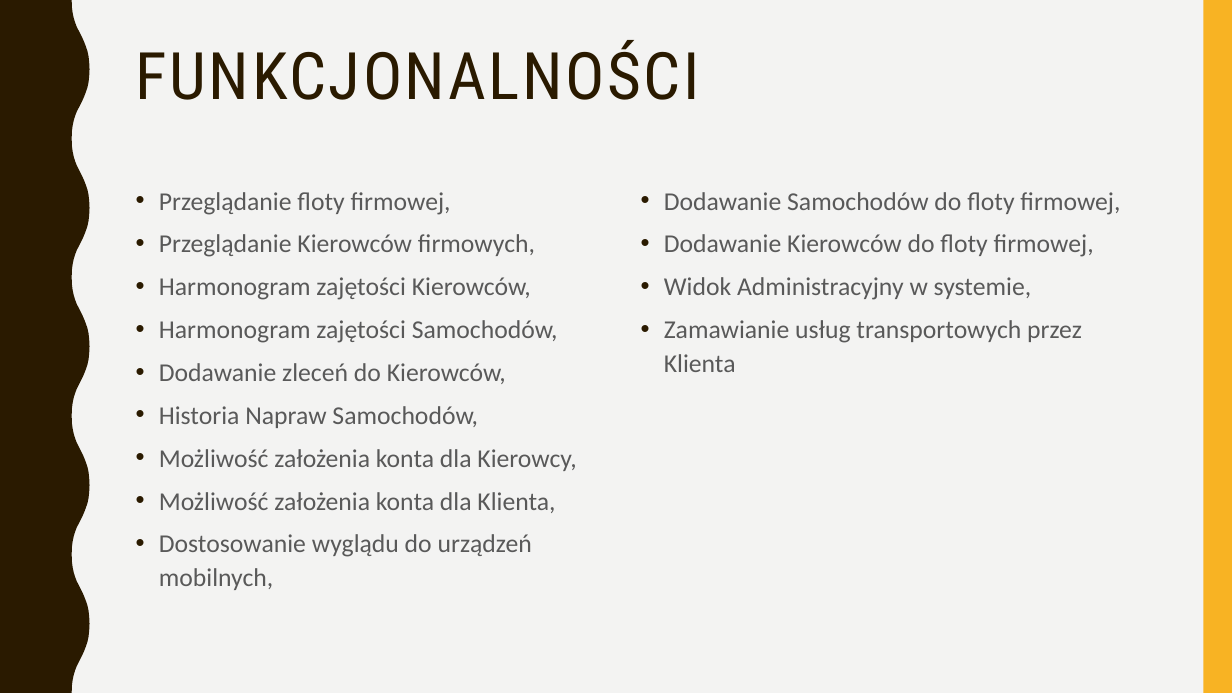
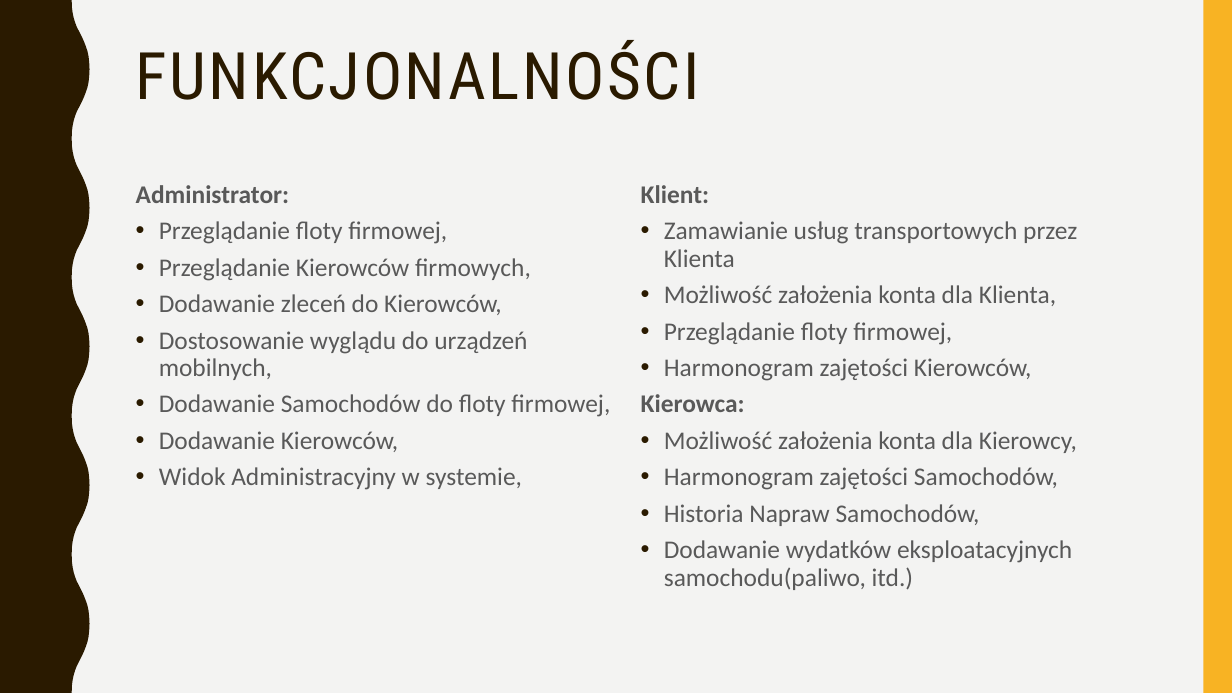
Before and after one commit to dmurawski/pracaDyplomowa, a slide deck: slide 4 of pracownia_dyplomowa_Damian_Murawski.pptx. Drawn at 1232x693 pixels with LibreOffice and Linux fonts; fonts in the diff are those of the drawing. Boxes give left, top, right and bottom in pixels: in the first picture for what was removed or moved away, otherwise in the second. Text is boxed around its words. In the diff, an @@ line names an element or a change of style, - is before the commit and + after.

Commit message:
funkcjonalnosci

```diff
--- a/pracownia_dyplomowa_Damian_Murawski.pptx
+++ b/pracownia_dyplomowa_Damian_Murawski.pptx
@@ text at box(136, 185, 289, 203): paragraph added @@
+Administrator:
@@ text at box(641, 185, 709, 203): paragraph added @@
+Klient:
@@ text at box(159, 221, 1077, 490): size 20 to 19.8 pt in "Przeglądanie floty firmowej,", "Przeglądanie Kierowców firmowych,", "Dodawanie zleceń do Kierowców,", "Dostosowanie wyglądu do urządzeń mobilnych," and 3 more places; line spacing 1.1 to 0.9 @@
@@ text at box(159, 277, 558, 343): paragraphs removed @@
-• Harmonogram zajętości Kierowców,
-• Harmonogram zajętości Samochodów,
@@ text at box(641, 285, 1077, 590): paragraphs added @@
+• Możliwość założenia konta dla Klienta,
+• Przeglądanie floty firmowej,
+• Harmonogram zajętości Kierowców,
+Kierowca:
+• Możliwość założenia konta dla Kierowcy,
+• Harmonogram zajętości Samochodów,
+• Historia Napraw Samochodów,
+• Dodawanie wydatków eksploatacyjnych samochodu(paliwo, itd.)
@@ text at box(159, 406, 576, 513): paragraphs removed @@
-• Historia Napraw Samochodów,
-• Możliwość założenia konta dla Kierowcy,
-• Możliwość założenia konta dla Klienta,
@@ text at box(159, 431, 399, 452): text changed; size 20 to 19.8 pt @@
-• Dodawanie Kierowców do floty firmowej,
+• Dodawanie Kierowców,
```
